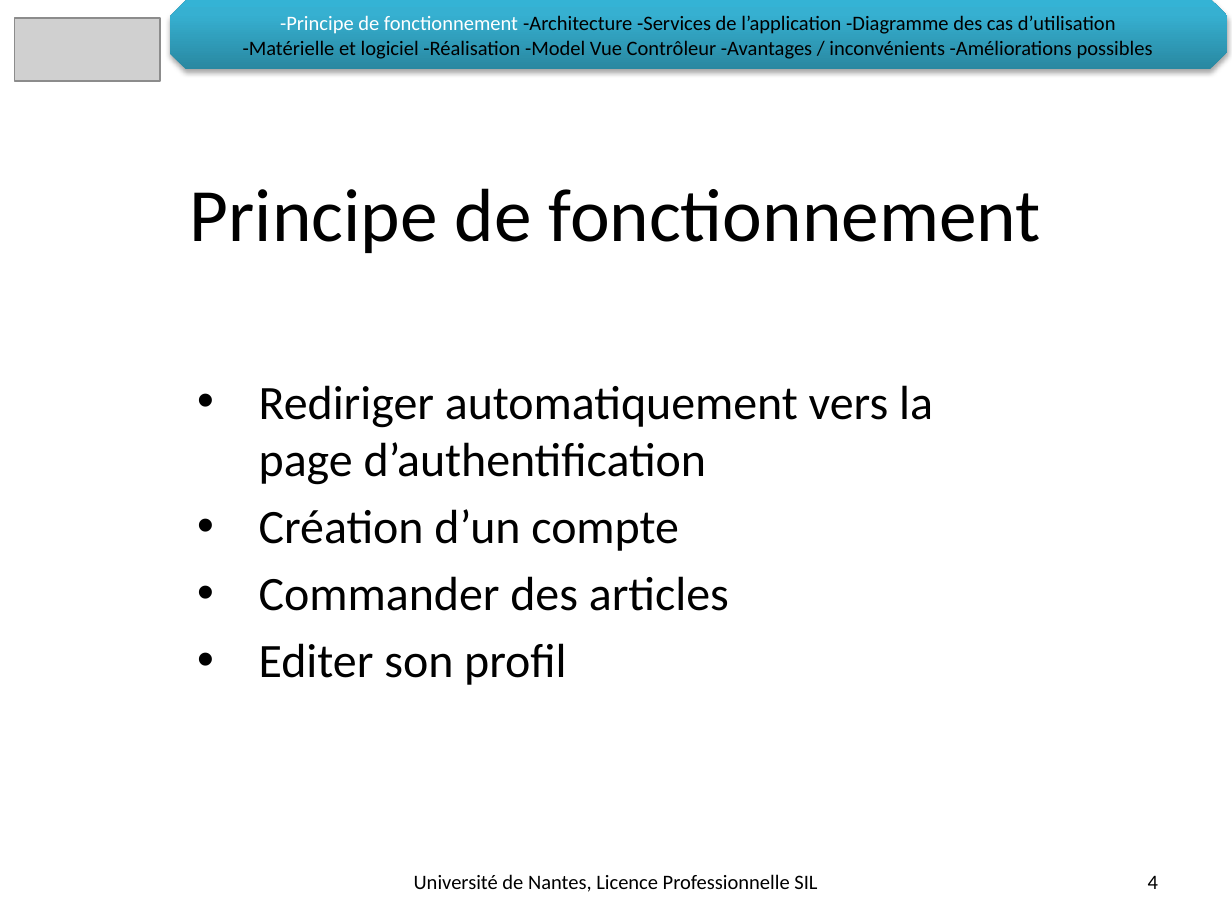
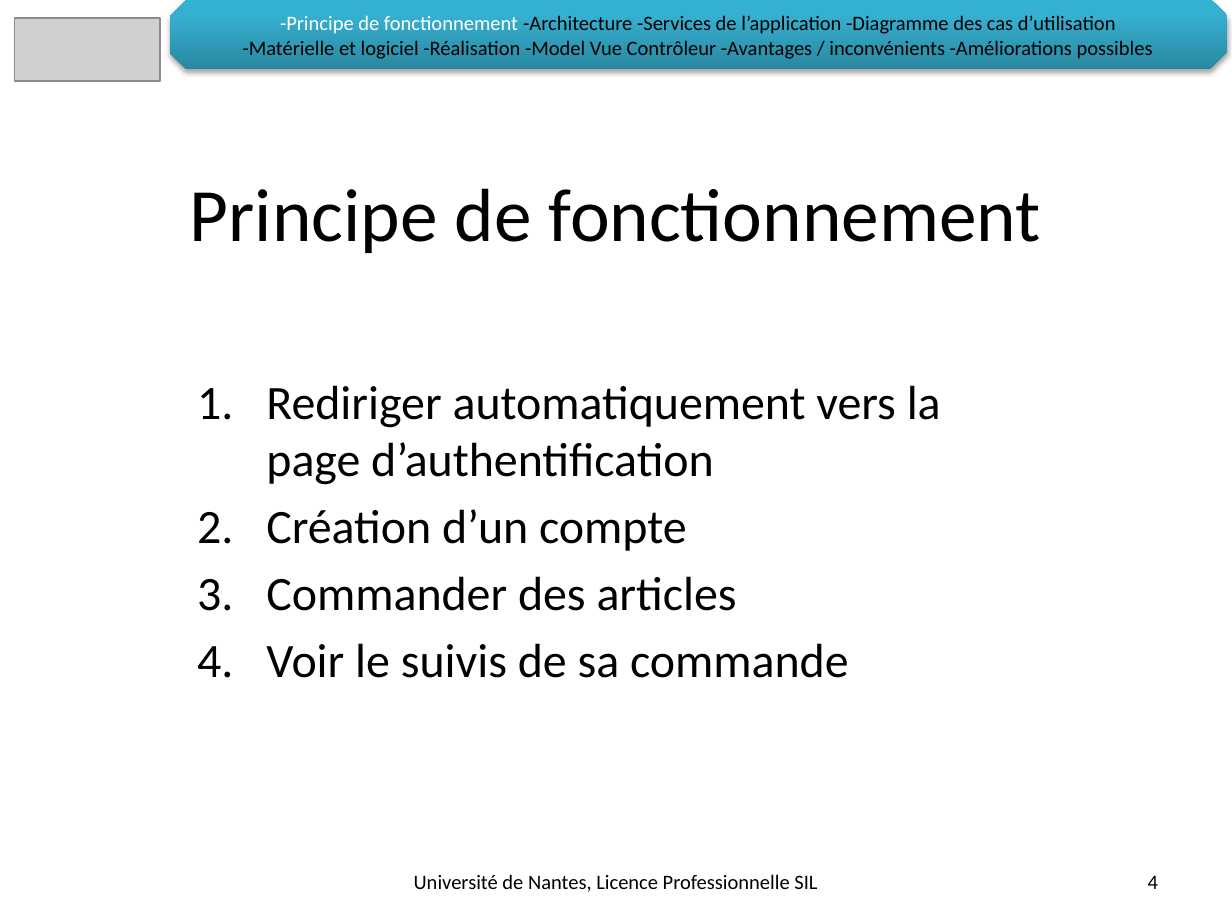
Before and after one commit to LeonardoALARCON/progr3, a slide deck: slide 4 of Documentation/DiapoProg3/PresentationProg3.pptx. Drawn at 1232x924 pixels with LibreOffice and Linux fonts; fonts in the diff are those of the drawing; grey boxes stand for pictures; background and template pictures are left out. Boxes give left, top, right and bottom in pixels: in the first picture for what was removed or moved away, otherwise in the second. Text is boxed around its words. In the diff, an @@ line names an element or a change of style, - is before the commit and + after.

```diff
--- a/Documentation/DiapoProg3/PresentationProg3.pptx
+++ b/Documentation/DiapoProg3/PresentationProg3.pptx
@@ subtitle at (x1=266, y1=385, x2=941, y2=611): bullet • to 1. @@
@@ subtitle at (x1=266, y1=643, x2=848, y2=678): text changed @@
-• Editer son profil
+4. Voir le suivis de sa commande
```
Also in this commit, not shown: 5 other slides changed, 1 slide removed, 1 other file.
